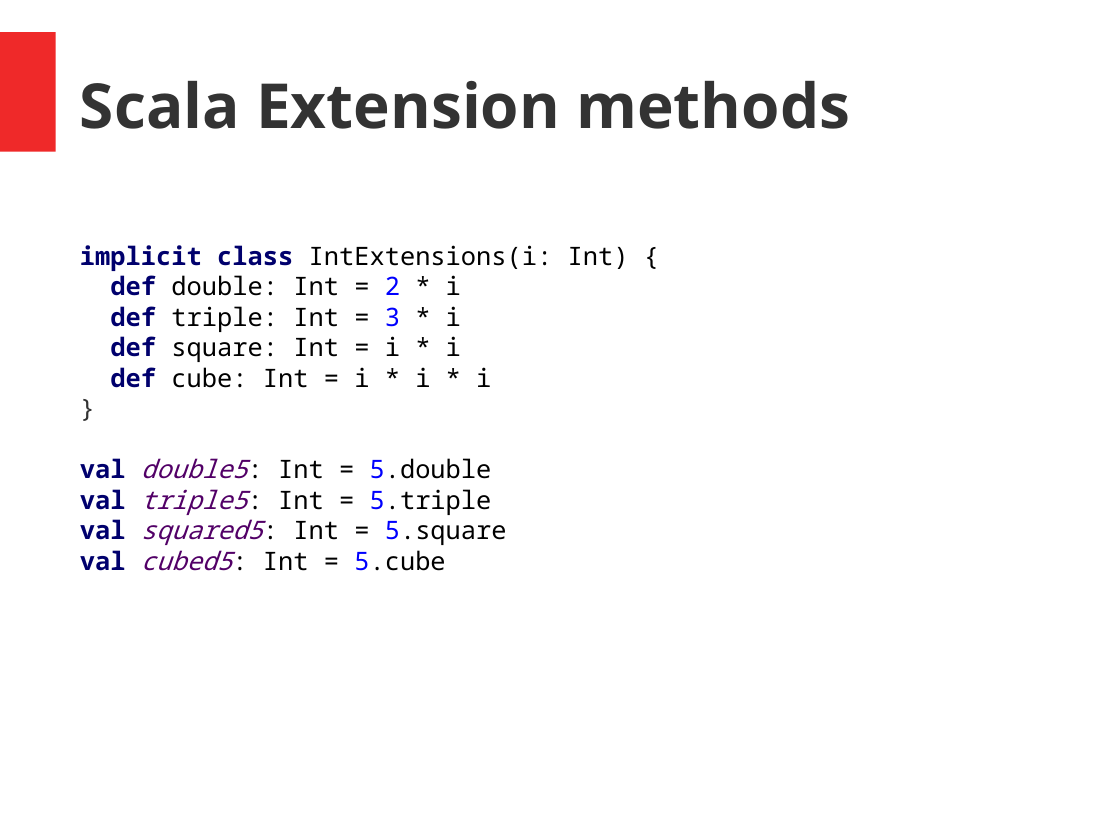
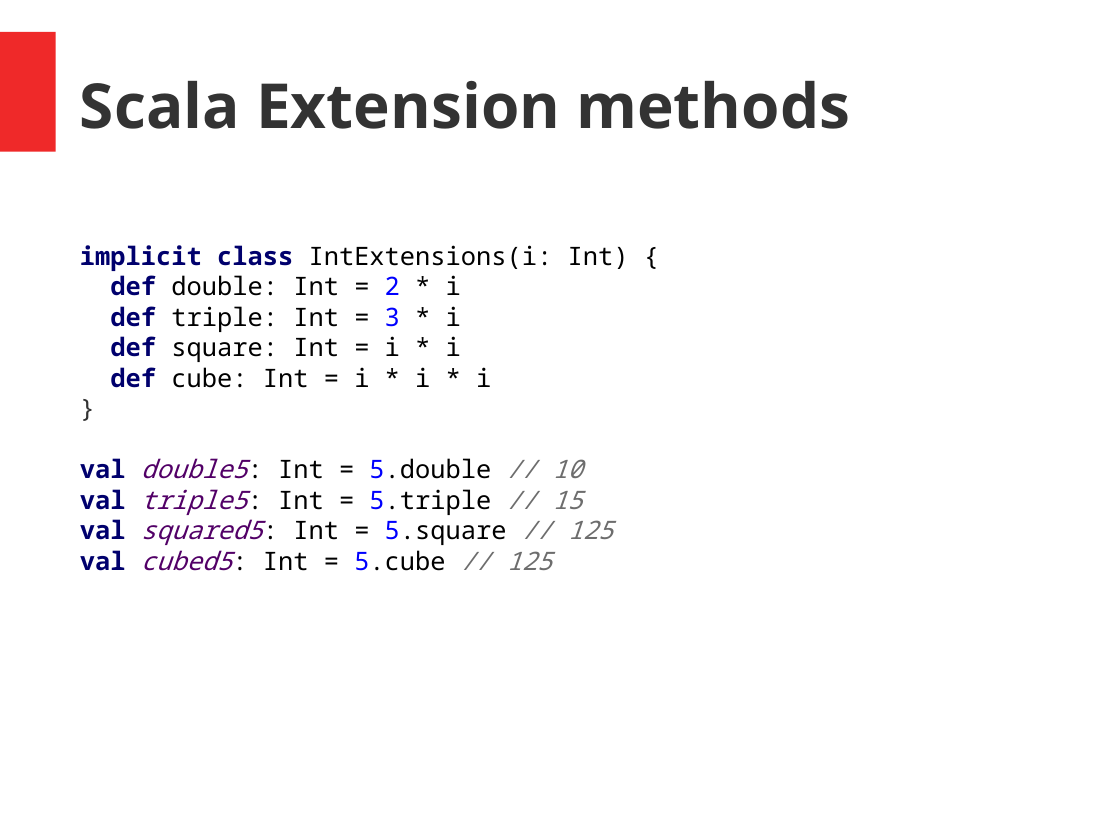
Before and after one commit to hermannhueck/typeclasses, a slide deck: slide 4 of Slides/TypeClasses.pptx. Drawn at 1120x840 pixels with LibreOffice and Linux fonts; fonts in the diff are those of the drawing. Boxes give left, top, right and bottom in pixels: in the first picture for what was removed or moved away, otherwise in the second. Text is boxed around its words. In the diff, an @@ line names an element or a change of style, - is before the commit and + after.

Commit message:
Slides: improved

```diff
--- a/Slides/TypeClasses.pptx
+++ b/Slides/TypeClasses.pptx
@@ text at (80,458,614,571): text changed @@
-val double5: Int = 5.double
-val triple5: Int = 5.triple
-val squared5: Int = 5.square
-val cubed5: Int = 5.cube
+val double5: Int = 5.double // 10
+val triple5: Int = 5.triple // 15
+val squared5: Int = 5.square // 125
+val cubed5: Int = 5.cube // 125
```
Also in this commit, not shown: 1 slide added, 1 other file.
